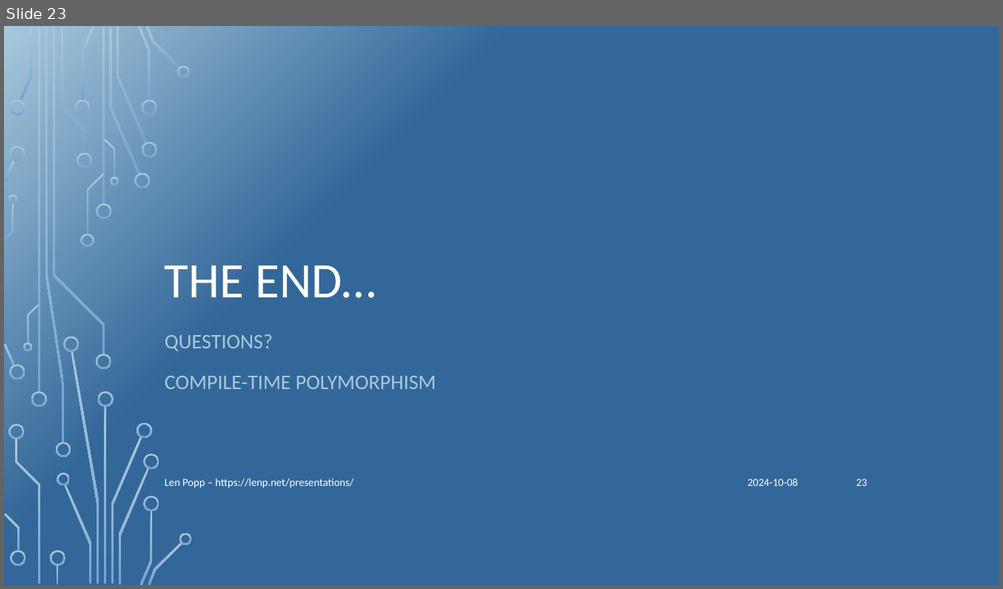
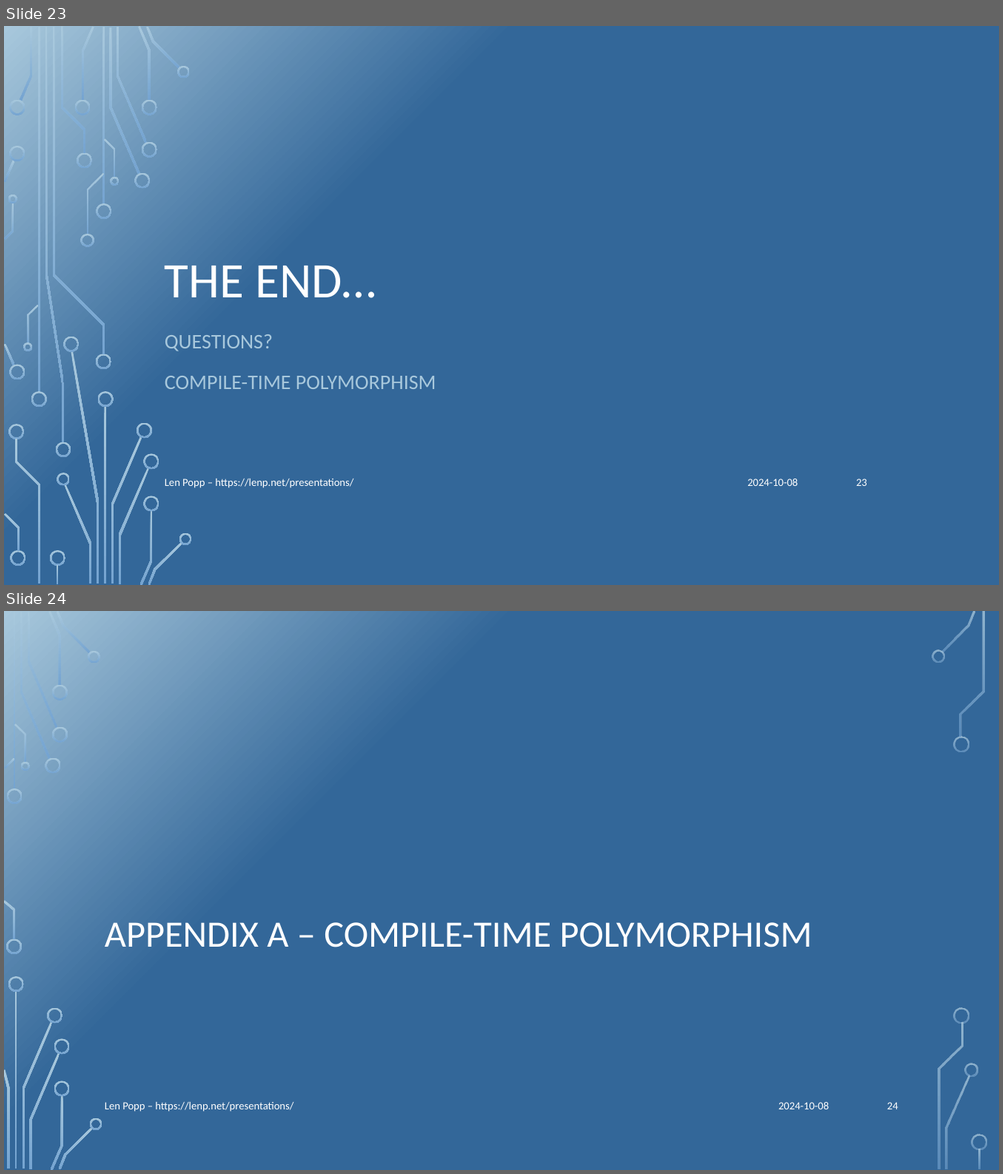
Before and after one commit to Len42/presentations, a slide deck: TaskScheduler/TaskScheduler.pptx. Shown one above the other, each under a label of ours: slide 23 before the commit, slides 23 and 24 after it. The pictures are 1003x589 and 1003x1174 pixels, drawn with LibreOffice and Linux fonts; fonts in the diff are those of the drawing; background and template pictures are left out. Boxes give left, top, right and bottom in pixels: in the first picture for what was removed or moved away, otherwise in the second. Text is boxed around its words. In the diff, an @@ line names an element or a change of style, - is before the commit and + after.

Commit message:
TaskScheduler: add a slide

```diff
--- a/TaskScheduler/TaskScheduler.pptx
+++ b/TaskScheduler/TaskScheduler.pptx
@@ slide 24 added at <box>4,611,999,1170</box>, background picture (left out) @@
@@ title added at <box>105,923,812,948</box>, 36 pt, text #FFFFFF @@
+APPENDIX A – COMPILE-TIME POLYMORPHISM
@@ text added at <box>105,1102,293,1112</box>, 10.5 pt, text #FFFFFF @@
+Len Popp – https://lenp.net/presentations/
@@ text added at <box>778,1102,828,1110</box>, 10.5 pt, text #FFFFFF @@
+2024-10-08
@@ page number added at <box>887,1102,898,1110</box>, 10.5 pt, text #FFFFFF @@
+24
@@ group added at <box>4,611,987,1170</box>: 33 freeform shapes, 3 rectangles @@
```
Also in this commit, not shown: 1 other file.
